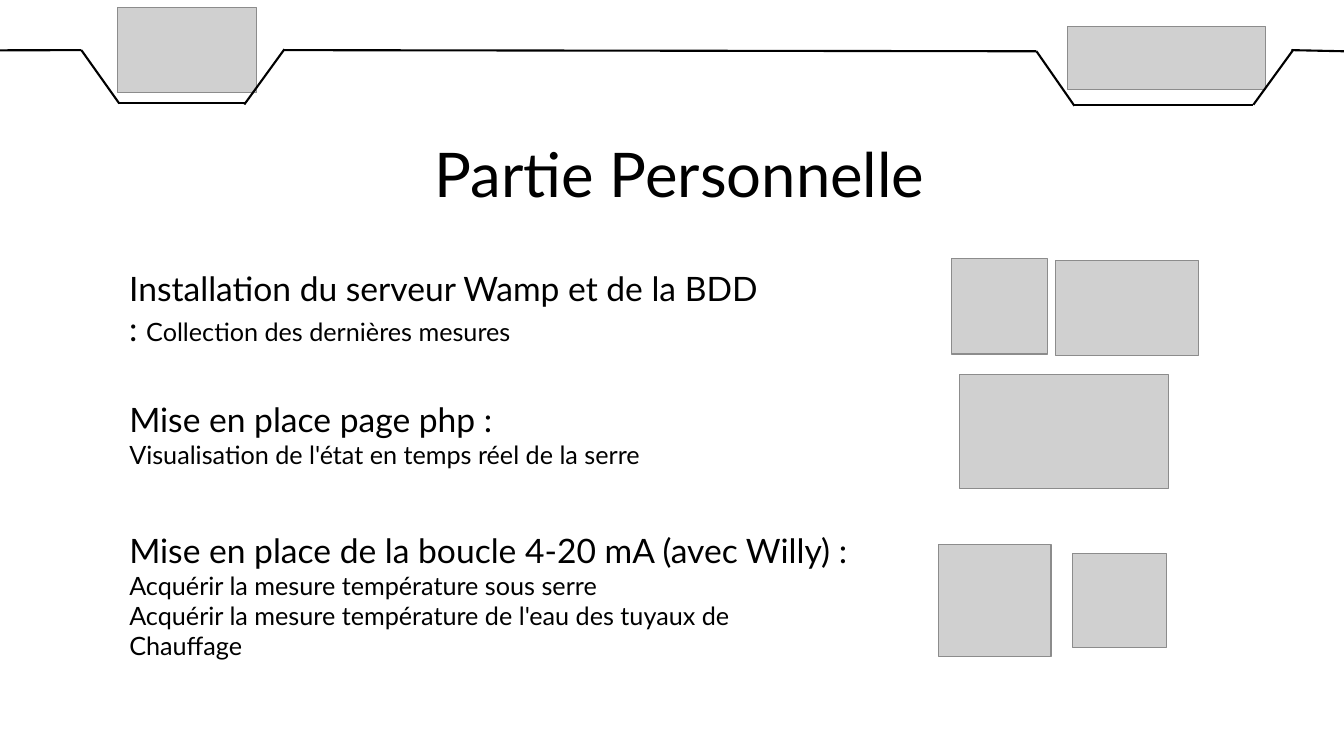
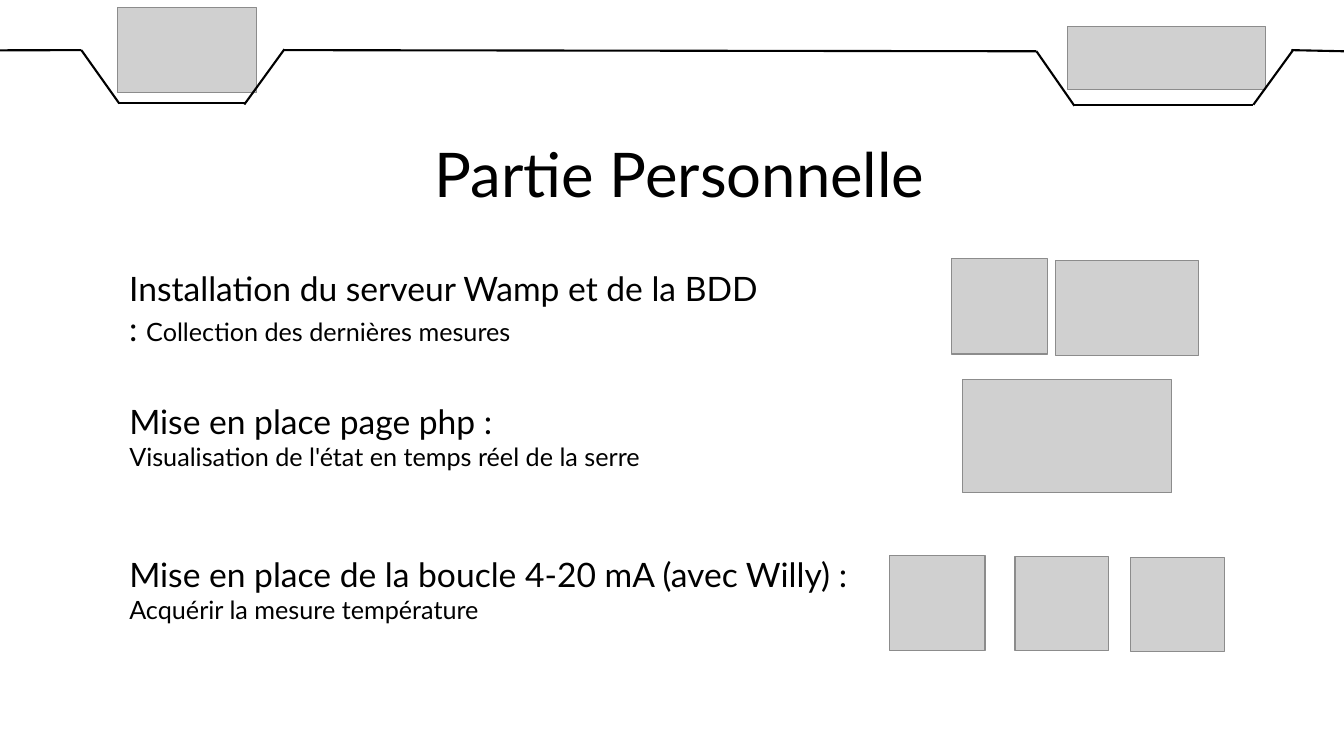
Before and after one commit to DylanChe/SupervisionSerre, a slide deck: slide 4 of oral_projet/diaporama_revue_1_samuel.pptx. Drawn at 1344x756 pixels with LibreOffice and Linux fonts; fonts in the diff are those of the drawing; grey boxes stand for pictures. Boxes give left, top, right and bottom in pixels: in the first picture for what was removed or moved away, otherwise in the second. Text is boxed around its words. In the diff, an @@ line names an element or a change of style, - is before the commit and + after.

Commit message:
Maj diapo revue 1

```diff
--- a/oral_projet/diaporama_revue_1_samuel.pptx
+++ b/oral_projet/diaporama_revue_1_samuel.pptx
@@ picture: place and size @@
-picture at [960,375,1170,488]
+picture at [963,380,1173,493]
@@ text "Mise en place de la ...": place and size @@
-text "Mise en place de la ..." at [129,537,830,660]
+text "Mise en place de la ..." at [129,561,830,623]
@@ picture: place and size @@
-picture at [939,544,1052,657]
+picture at [890,556,985,650]
@@ picture: place and size @@
-picture at [1073,554,1167,647]
+picture at [1015,558,1109,651]
@@ picture added at [1131,558,1225,651] @@
@@ text at [129,600,479,623]: text changed @@
-Acquérir la mesure température sous serre
-Acquérir la mesure température de l'eau des tuyaux de
-Chauffage
+Acquérir la mesure température
```
